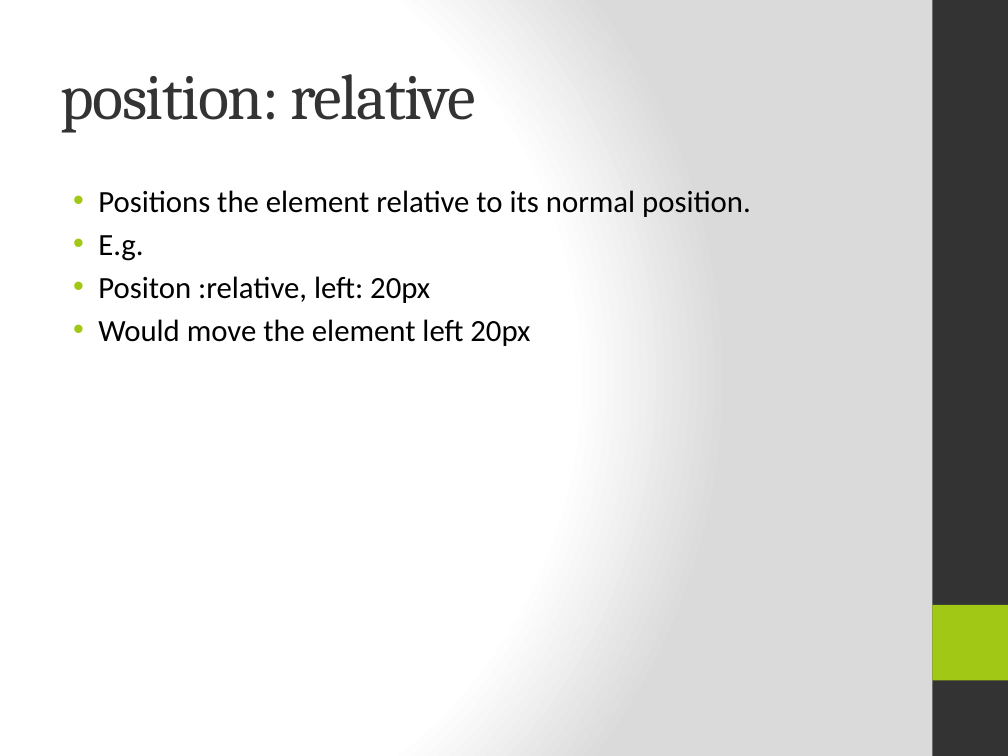
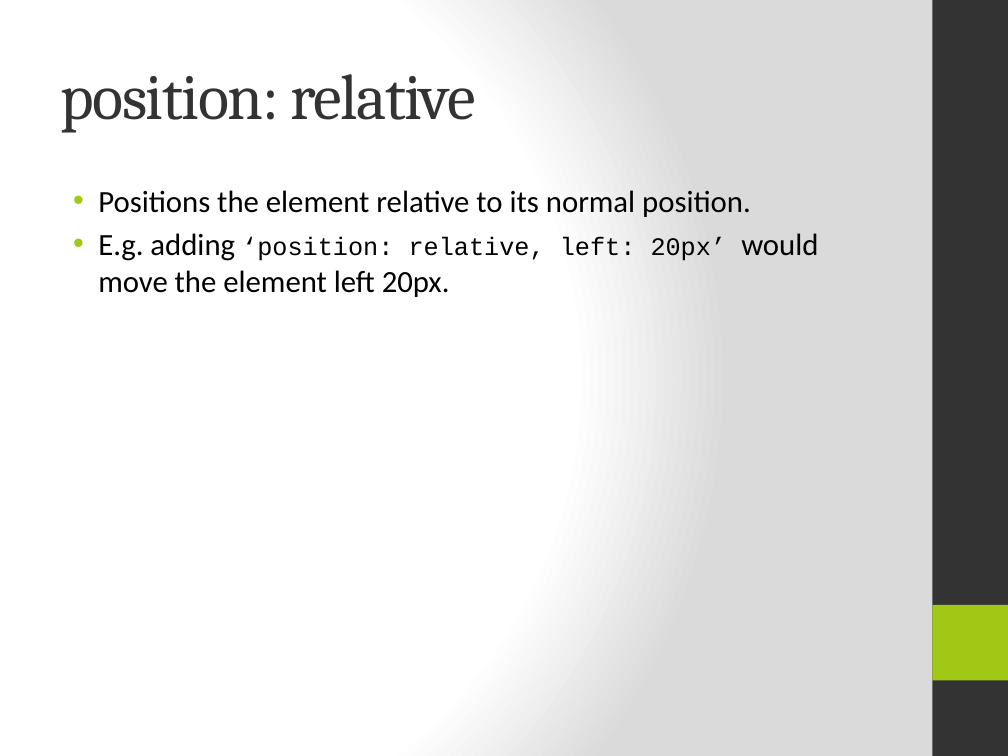
Before and after one commit to TimPerry/css-training, a slide deck: slide 19 of CSS_Taster.pptx. Drawn at 1008x756 pixels with LibreOffice and Linux fonts; fonts in the diff are those of the drawing. Boxes give left, top, right and bottom in pixels: in the first picture for what was removed or moved away, otherwise in the second. Text is boxed around its words. In the diff, an @@ line names an element or a change of style, - is before the commit and + after.

Commit message:
typos and all that

```diff
--- a/CSS_Taster.pptx
+++ b/CSS_Taster.pptx
@@ text at <box>98,233,818,297</box>: text changed @@
-• E.g.
-• Positon :relative, left: 20px
-• Would move the element left 20px
+• E.g. adding ‘position: relative, left: 20px’ would move the element left 20px.
```
Also in this commit, not shown: 6 other slides changed.
